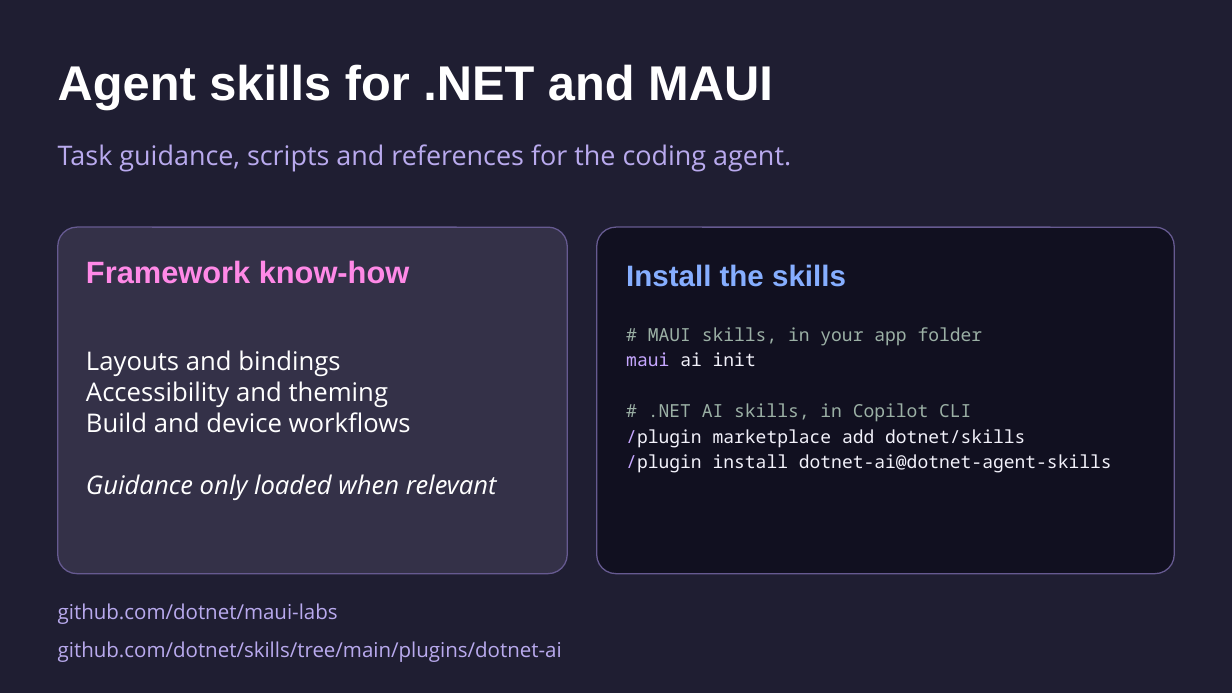
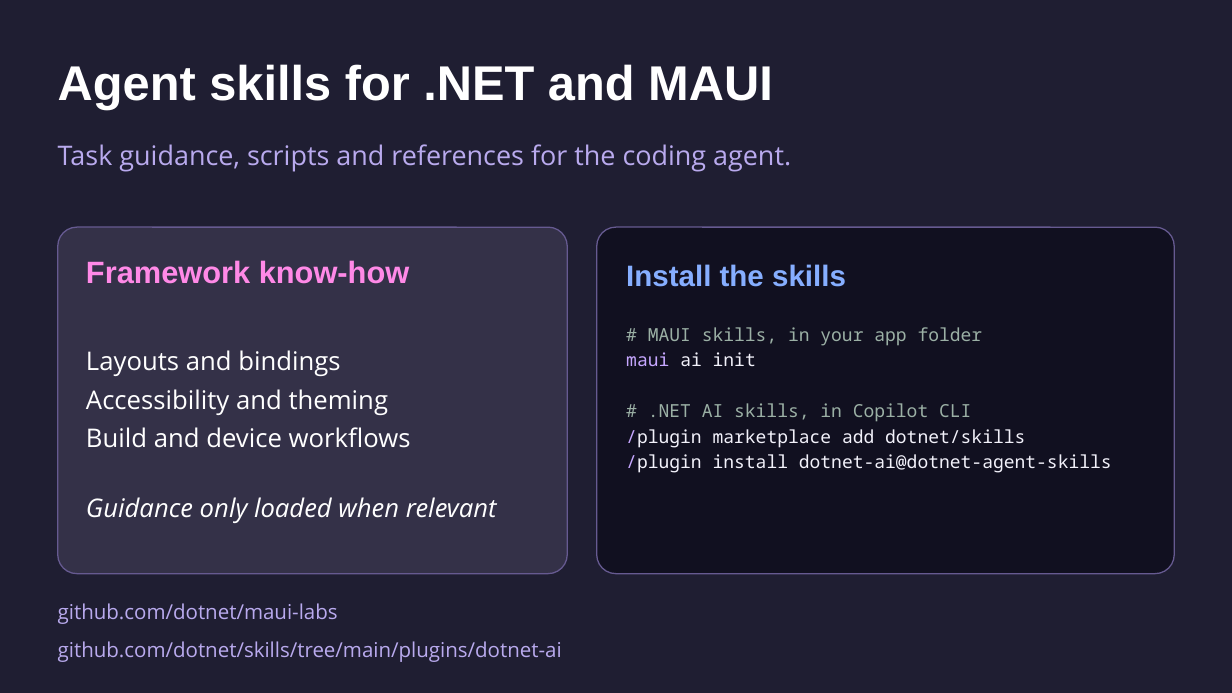
Before and after one commit to mattleibow/dotnetconf2026, a slide deck: slide 6 of slides.pptx. Drawn at 1232x693 pixels with LibreOffice and Linux fonts; fonts in the diff are those of the drawing. Boxes give left, top, right and bottom in pixels: in the first picture for what was removed or moved away, otherwise in the second. Text is boxed around its words. In the diff, an @@ line names an element or a change of style, - is before the commit and + after.

```diff
--- a/slides.pptx
+++ b/slides.pptx
@@ text at [86, 350, 411, 448]: more space between paragraphs @@
```
Also in this commit, not shown: 3 other slides changed, 2 slides added.
